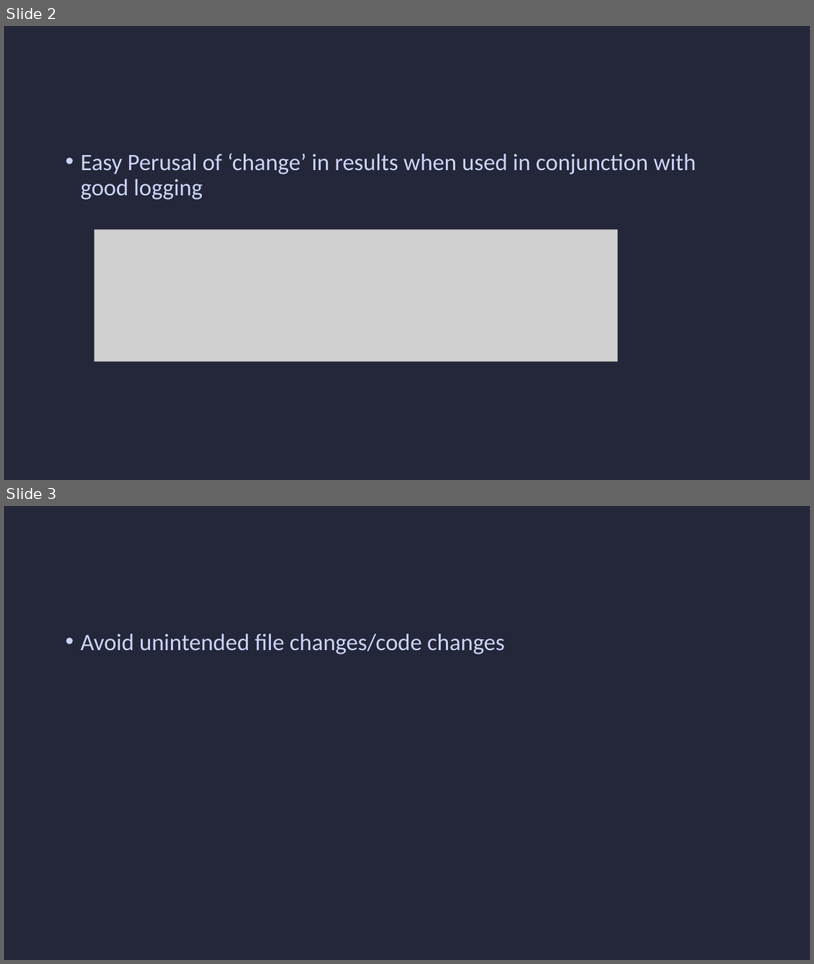
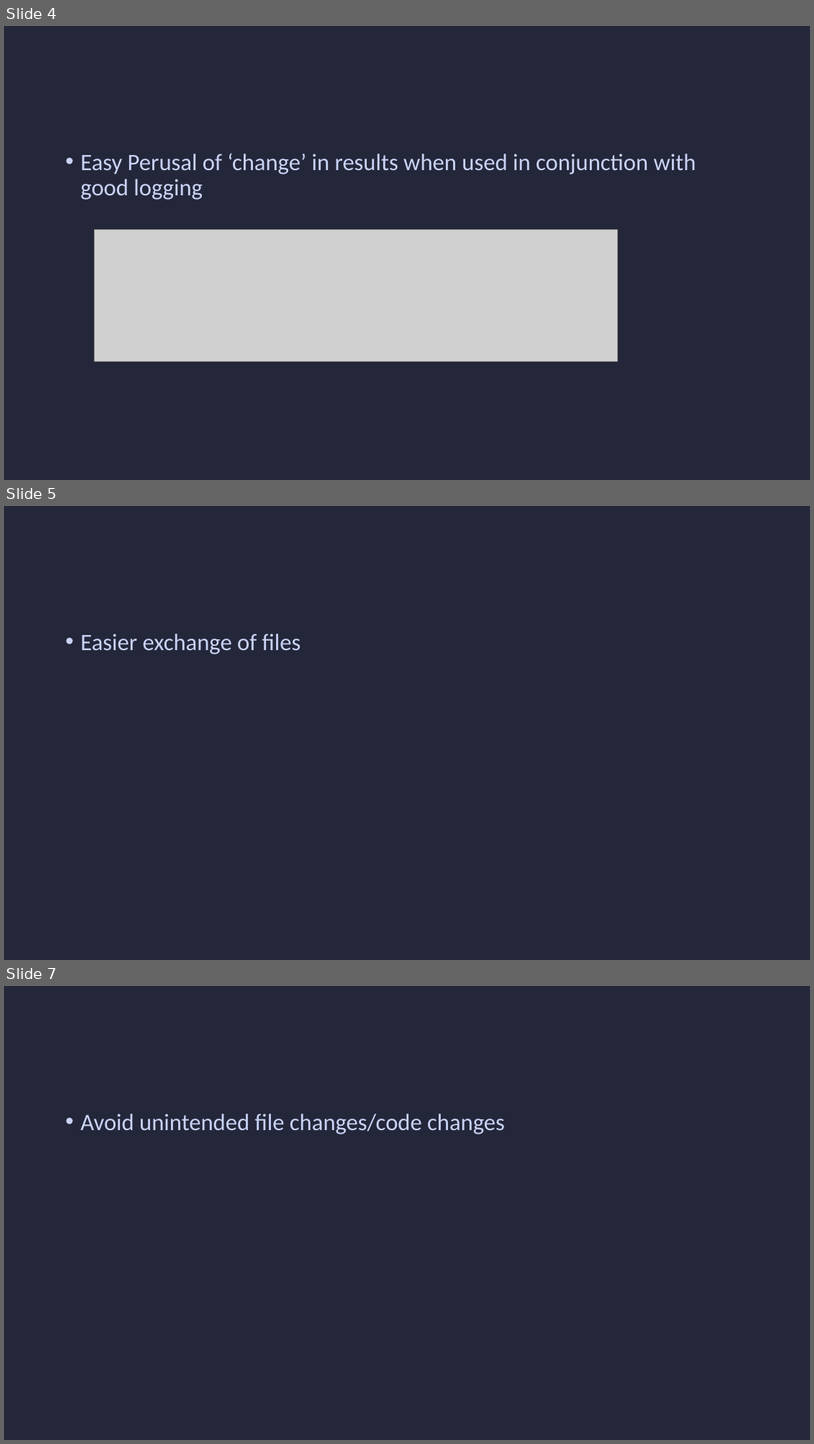
Before and after one commit to Realife-Brahmin/OriginalDocsHub-WSU-OneDrive, a slide deck: use-github-for-everything_Jha_Aryan.potx. Shown one above the other, each under a label of ours: slides 2 and 3 before the commit, slides 4, 5 and 7 after it; the slides between them are not shown. The pictures are 814x964 and 814x1444 pixels, drawn with LibreOffice and Linux fonts; fonts in the diff are those of the drawing; grey boxes stand for pictures. Boxes give left, top, right and bottom in pixels: in the first picture for what was removed or moved away, otherwise in the second. Text is boxed around its words. In the diff, an @@ line names an element or a change of style, - is before the commit and + after.

```diff
--- a/use-github-for-everything_Jha_Aryan.potx
+++ b/use-github-for-everything_Jha_Aryan.potx
@@ slide 5 added at <box>4,506,810,960</box>, background #24273A @@
@@ text added at <box>80,633,301,654</box>, 28 pt, text #CAD3F5 @@
+• Easier exchange of files
@@ what was slide 2 is now slide 4 @@
@@ what was slide 3 is now slide 7 @@
```
Also in this commit, not shown: 5 other slides added.
